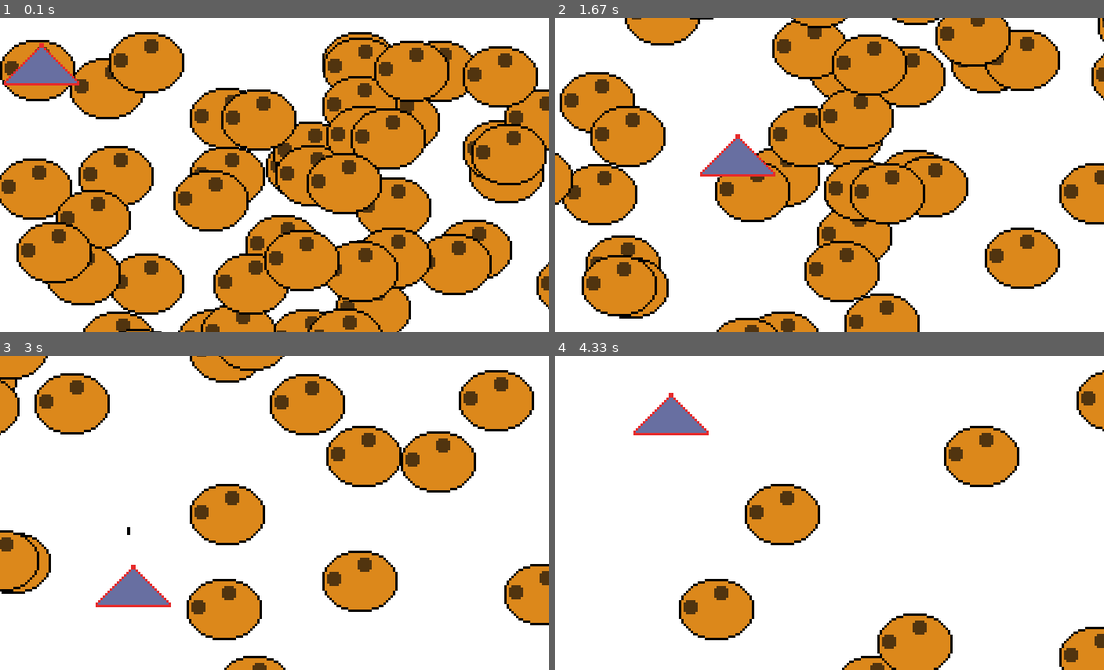
Above: before the commit, frames 1-4 (two rows, left to right).
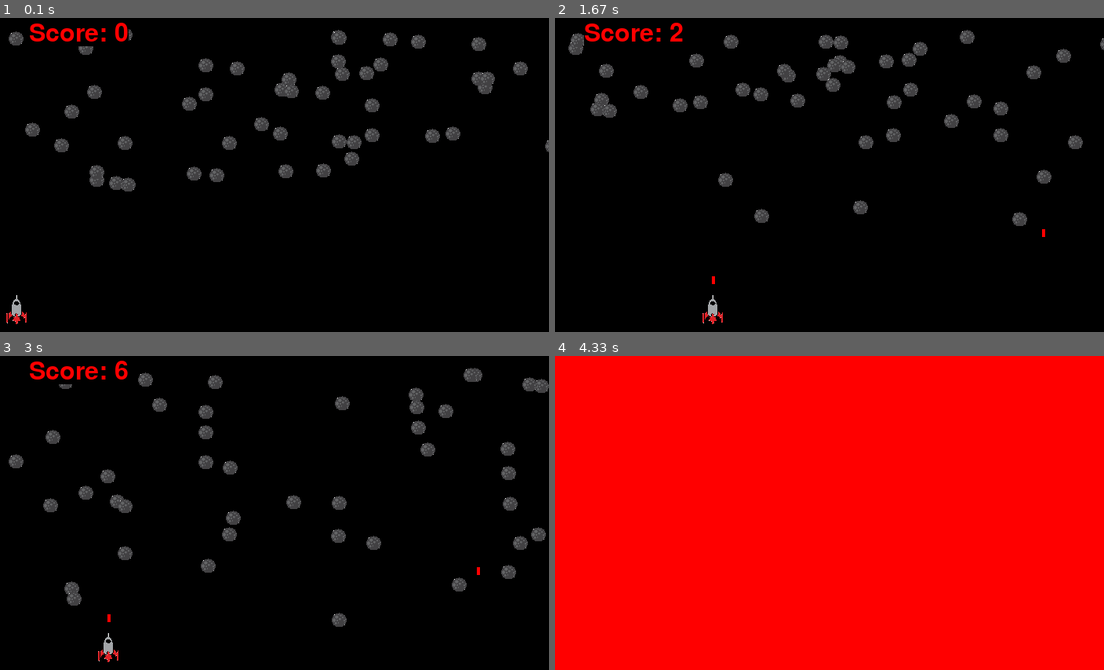
Above: after the commit, the same moments.

Repository: mdonze/5thPeriodPygame
Game: pygame game, started from collisions.py
Same seed, same stepped clock (60 frames per second), same inputs: the game is played once before the commit and once after it.
Inputs (mouse positions are in pixels of both pictures, inside the frame that each line leads up to):
- Up to frame 1 (0.1 s): no input
- Up to frame 2 (1.67 s): click (829, 175) at 0.38 s; click (697, 178) at 0.75 s; click (1032, 284) at 1.22 s; click (697, 112) at 1.55 s
- Up to frame 3 (3 s): click (274, 550) at 1.88 s; click (197, 447) at 2.22 s; click (466, 594) at 2.55 s; click (93, 544) at 2.88 s
- Up to frame 4 (4.33 s): click (955, 437) at 3.22 s; click (631, 371) at 3.55 s, where only the run after the commit has a clickable "Score: 8"

The runs differ from the first frame. In frame 1, 93% of the frame differs, in the area x 0-100%, y 0-100%; in frame 2, 95%; in frame 3, 97%; in frame 4, 100%.

Commit message:
finished

Diff:
--- a/collisions.py
+++ b/collisions.py
@@ -1,43 +1,62 @@
 import pygame
 import random
 
-#TODO Make the black block move randomly - DONE
-#TODO Replace the rectangles with  pictures - DONE
-#TODO Make the space ship shoot
-#TODO Split the player from blocks and make a new class - DONE
-#TODO Make a Bullet class
 
 BLACK = (0, 0, 0)
 WHITE = (255, 255, 255)
 RED = (255, 0, 0)
 
+game_over = False
+
 class Block(pygame.sprite.Sprite):
     def __init__(self, fName, width, height):
         super().__init__()
         self.image = pygame.Surface([width, height])
-        self.image = pygame.image.load(fName)
+        big_image = pygame.image.load(fName)
+        big_image.set_colorkey(WHITE)
+        self.image = pygame.transform.scale(big_image, (width, height))
+        self.mask = pygame.mask.from_surface(self.image)
         self.rect = self.image.get_rect()
-        self.x_vel = random.randrange(-2, 2)
-        self.y_vel = random.randrange(-2, 2)
+        self.xVel = random.randrange(-2, 2)
+        self.yVel = random.randrange(-2, 2)
+
+    def change_x(self):
+        self.xVel = self.xVel * -1
+
+    def change_y(self):
+        self.yVel = self.yVel * -1
 
     def update(self):
-        self.rect.x += self.x_vel
-        self.rect.y += self.y_vel
+        self.rect.x += self.xVel
+        self.rect.y += self.yVel
 
 class Player(pygame.sprite.Sprite):
-    def __init__(self, fName):
+    def __init__(self, fName, width, height):
         super().__init__()
         self.image = pygame.Surface([25, 25])
-        self.image = pygame.image.load(fName)
+        big_ss = pygame.image.load(fName)
+        big_ss.set_colorkey(WHITE)
+        self.image = pygame.transform.scale(big_ss, (width, height))
+        self.mask = pygame.mask.from_surface(self.image)
         self.rect = self.image.get_rect()
-    def moveBlock(self):
+        self.rect.x = 350
+        self.rect.y = 350
+        self.is_alive = True
+
+    def update(self):
         pass
+
+    def isDead(self):
+        self.kill()
+        self.is_alive = False
+        global game_over
+        game_over = True
 
 class Bullet(pygame.sprite.Sprite):
     def __init__(self):
         super().__init__()
         self.image = pygame.Surface([4, 10])
-        self.image.fill(BLACK)
+        self.image.fill(RED)
         self.rect = self.image.get_rect()
     def update(self):
     # Move the bullet
@@ -45,6 +64,11 @@
 
 
 pygame.init()
+score  = 0
+font = pygame.font.Font('freesansbold.ttf', 32)
+text = font.render("Score: " + str(score), True, RED, BLACK)
+textRect = text.get_rect()
+textRect.center = (100, 20)
 
 screen_width = 700
 screen_height = 400
@@ -55,19 +79,19 @@
 bullet_list = pygame.sprite.Group()
 
 for i in range(50):
-    block = Block("rock2.png", 20, 15)
+    block = Block("asteroid.png", 40, 40)
     block.rect.x = random.randrange(screen_width)
-    block.rect.y = random.randrange(screen_height)
+    block.rect.y = random.randrange(screen_height - 200)
     block_list.add(block)
     all_sprites_list.add(block)
 
-player = Player("spaceship.png")
+player = Player("spaceshipC.png", 30, 40)
 all_sprites_list.add(player)
 
 done = False
 clock = pygame.time.Clock()
 
-score = 0
+
 
 while not done:
     for event in pygame.event.get():
@@ -77,28 +101,45 @@
             # Fire a bullet if the user clicks the mouse button
             bullet = Bullet()
             # Set the bullet so it is where the player is
-            bullet.rect.x = player.rect.x + 40
+            bullet.rect.x = player.rect.x + 15
             bullet.rect.y = player.rect.y
             # Add the bullet to the lists
             all_sprites_list.add(bullet)
             bullet_list.add(bullet)
+    if not game_over:
+        screen.fill(BLACK)
+        pos = pygame.mouse.get_pos()
+        player.rect.x = pos[0]
 
-    screen.fill(WHITE)
-    pos = pygame.mouse.get_pos()
-    player.rect.x = pos[0]
-    player.rect.y = pos[1]
+        all_sprites_list.update()
 
-    for block in all_sprites_list:
-        block.update()
+        for bullet in bullet_list:
+            blocks_hit_list = pygame.sprite.spritecollide(bullet, block_list, True)
+            for block in blocks_hit_list:
+                bullet_list.remove(bullet)
+                all_sprites_list.remove(bullet)
+                score += 1
+                print(score)
+            if bullet.rect.y < -10:
+                bullet_list.remove(bullet)
+                all_sprites_list.remove(bullet)
 
-    for bullet in bullet_list:
-        blocks_hit_list = pygame.sprite.spritecollide(bullet, block_list, True)
-        for block in blocks_hit_list:
-            bullet_list.remove(bullet)
-            all_sprites_list.remove(bullet)
-            score += 1
-            print(score)
+        for block in block_list:
+                if pygame.sprite.collide_mask(block, player):
+                    player.isDead()
+                if block.rect.y > screen_height:
+                    block.change_y()
+                if block.rect.y < 0:
+                    block.change_y()
+                if block.rect.x > screen_width:
+                    block.rect.x = 0
+                if block.rect.x < 0:
+                    block.rect.x = screen_width
 
-    all_sprites_list.draw(screen)
+        all_sprites_list.draw(screen)
+        text = font.render("Score: " + str(score), True, RED, BLACK)
+        screen.blit(text, textRect)
+    else:
+        screen.fill(RED)
     pygame.display.flip()
     clock.tick(60)
Binary file added: asteroid.png
Binary file added: spaceshipC.png
